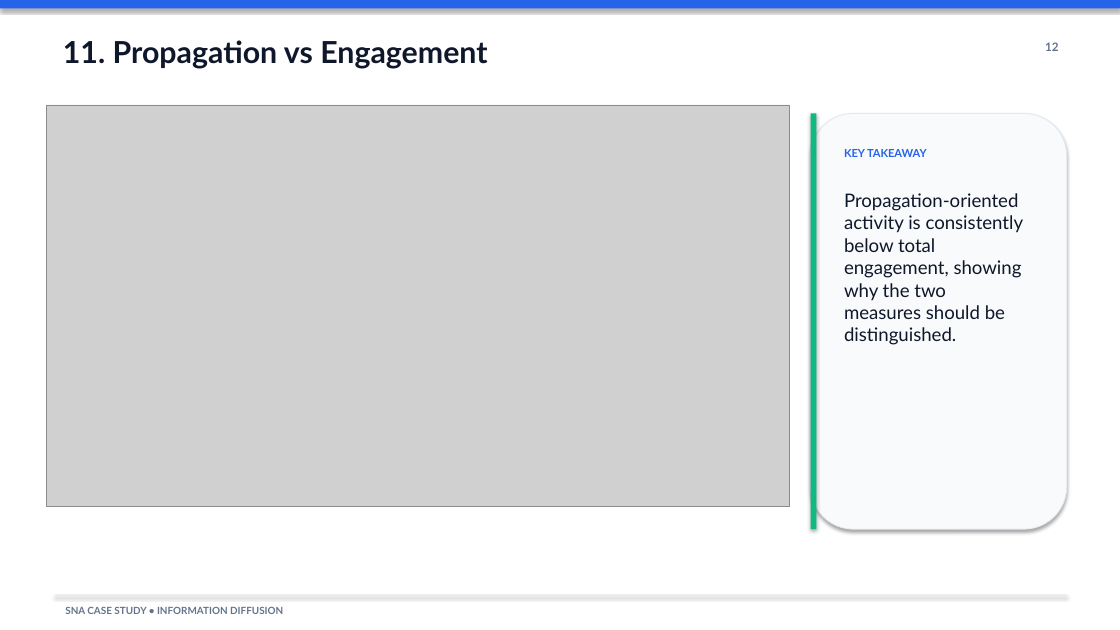
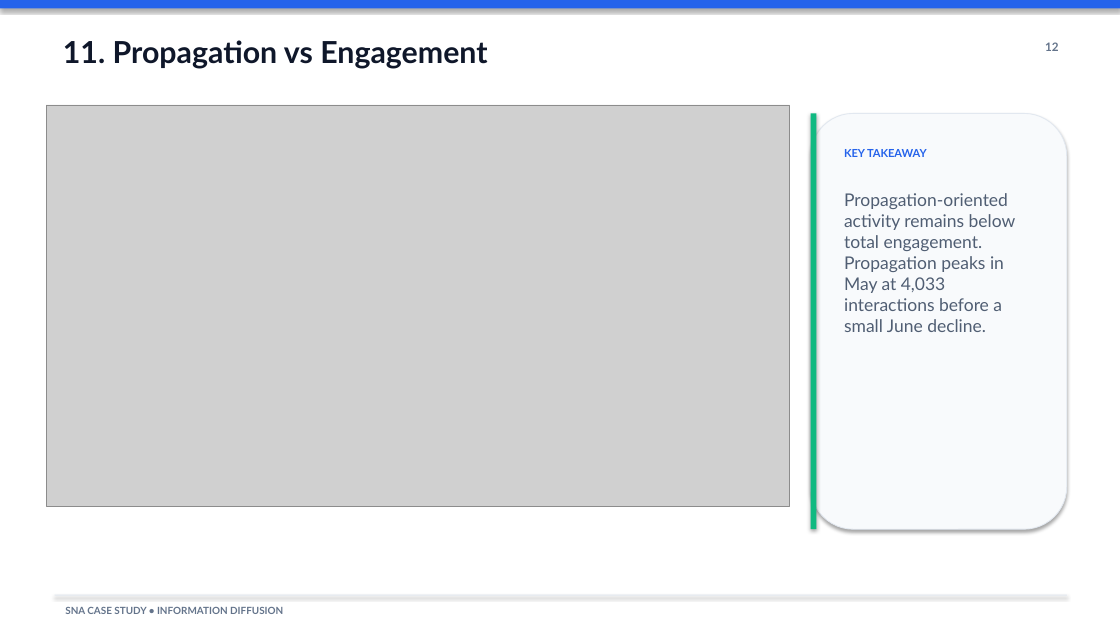
Before and after one commit to gayas-sheik/SNA-InformationDiffusion, a slide deck: slide 17 of Presentation-Report/SNA-FinalReport.pptx (slide 12 before the commit). Drawn at 1120x630 pixels with LibreOffice and Linux fonts; fonts in the diff are those of the drawing; grey boxes stand for pictures. Boxes give left, top, right and bottom in pixels: in the first picture for what was removed or moved away, otherwise in the second. Text is boxed around its words. In the diff, an @@ line names an element or a change of style, - is before the commit and + after.

```diff
--- a/Presentation-Report/SNA-FinalReport.pptx
+++ b/Presentation-Report/SNA-FinalReport.pptx
@@ text at bbox=[844, 193, 1016, 332]: text changed; size 16 to 15 pt; text colour #0F172A to #505E73 @@
-Propagation-oriented activity is consistently below total engagement, showing why the two measures should be distinguished.
+Propagation-oriented activity remains below total engagement. Propagation peaks in May at 4,033 interactions before a small June decline.
```
Also in this commit, not shown: 5 slides added, 18 other files.
